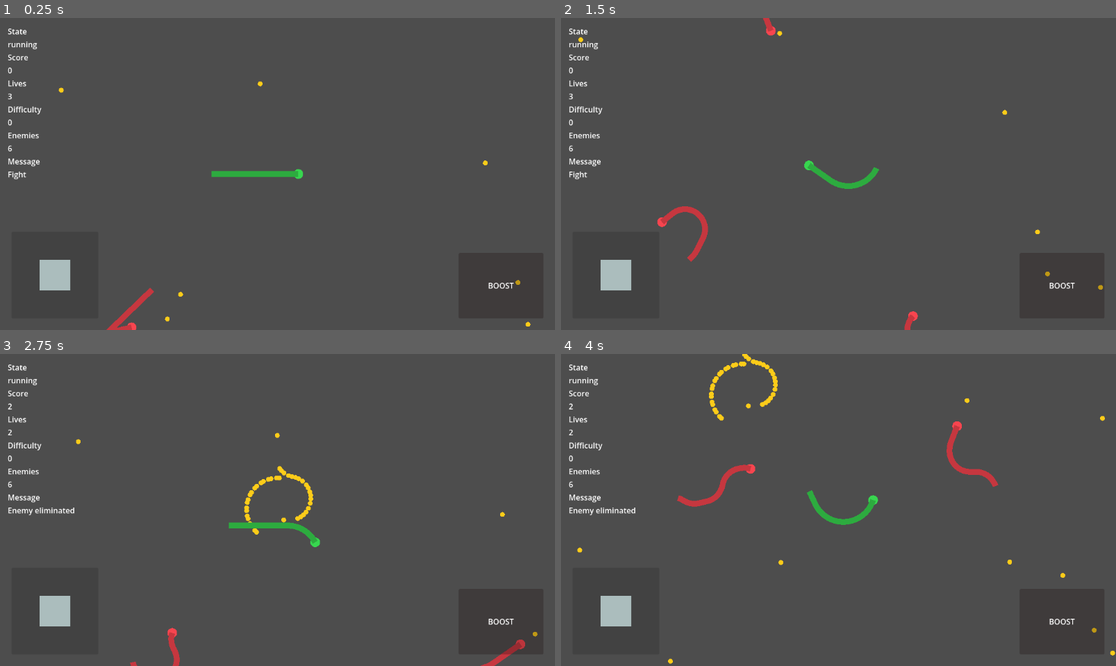
Above: before the commit, frames 1-4 (two rows, left to right).
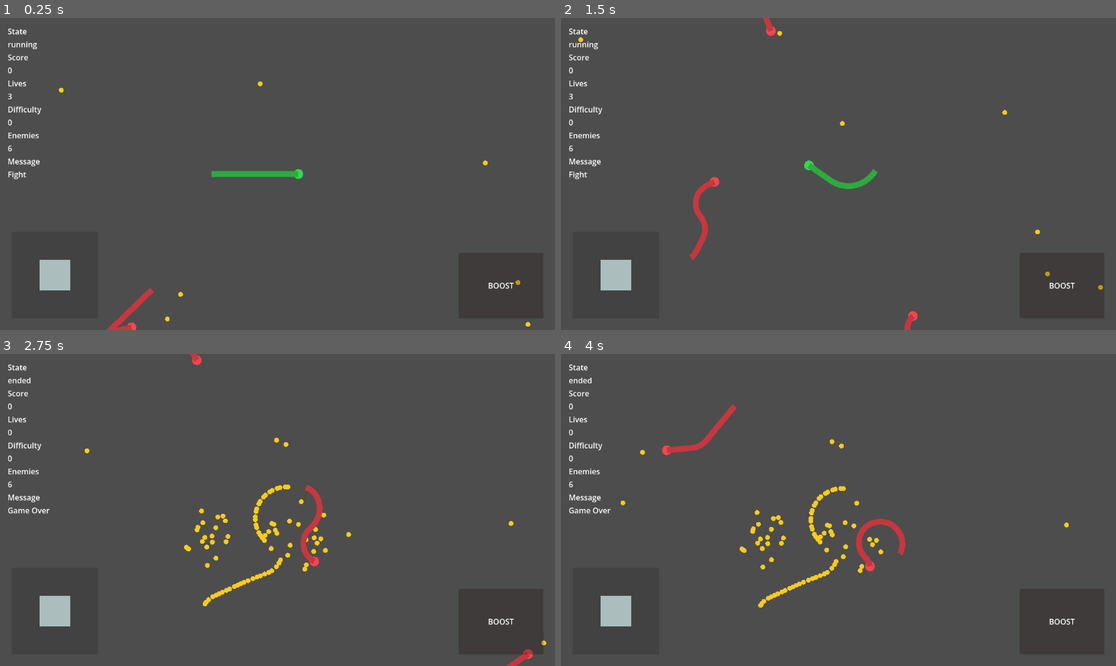
Above: after the commit, the same moments.

Repository: Jlu-waterbrother/snake_combat
Game: Godot game, scene res://scenes/main/main.tscn
Two runs of this game, one before a commit and one after it. Both use one fixed random seed, a clock stepped at 60 frames per second and the inputs below.
Inputs (mouse positions are in pixels of both pictures, inside the frame that each line leads up to):
- Up to frame 1 (0.25 s): no input
- Up to frame 2 (1.5 s): tap Enter at 0.5 s; move the mouse to (960, 158) at 0.52 s; hold D (turn_right) 0.53-1.25 s; hold Shift (boost) 0.53-1.25 s; click (960, 158) at 0.67 s; drag from (727, 189) to (755, 39) at 1.27 s
- Up to frame 3 (2.75 s): move the mouse to (333, 441) at 2.02 s; hold D (turn_right) from 2.03 s (still down); hold Shift (boost) from 2.03 s (still down)
- Up to frame 4 (4 s): release D (turn_right) at 2.75 s; release Shift (boost) at 2.75 s; drag from (810, 572) to (733, 631) at 2.77 s; move the mouse to (1005, 556) at 3.52 s; hold A (turn_left) from 3.53 s (still down); hold Shift (boost) from 3.53 s (still down)

The runs differ from the first frame. In frame 1, less than 0.1% of the frame differs, in the area x 27-28%, y 87-88%; in frame 2, 0.4%; in frame 3, 2.7%; in frame 4, 3.4%, in the area x 1-100%, y 0-100%.

Commit message:
加速时会按消耗体型在蛇尾持续掉落等量食物（通过长度消耗累计换算为食物单位）、边界已做高亮可视化圆环且蛇头接触边界即死亡、持续大幅转向时蛇身会产生收缩倾向。

Diff:
--- a/scenes/main/main.tscn
+++ b/scenes/main/main.tscn
@@ -1,15 +1,15 @@
-[gd_scene load_steps=5 format=3]
+[gd_scene format=3 uid="uid://ftnuvu6qw58m"]
 
-[ext_resource type="Script" path="res://scripts/main/main.gd" id="1"]
+[ext_resource type="Script" uid="uid://bs3vxf1af5yhm" path="res://scripts/main/main.gd" id="1"]
 [ext_resource type="PackedScene" path="res://scenes/world/world.tscn" id="2"]
 [ext_resource type="PackedScene" path="res://scenes/ui/hud.tscn" id="3"]
 [ext_resource type="PackedScene" path="res://scenes/ui/mobile_controls.tscn" id="4"]
 
-[node name="Main" type="Node"]
+[node name="Main" type="Node" unique_id=1575394122]
 script = ExtResource("1")
 
-[node name="World" parent="." instance=ExtResource("2")]
+[node name="World" parent="." unique_id=540202241 instance=ExtResource("2")]
 
-[node name="HUD" parent="." instance=ExtResource("3")]
+[node name="HUD" parent="." unique_id=1470864510 instance=ExtResource("3")]
 
-[node name="MobileControls" parent="." instance=ExtResource("4")]
+[node name="MobileControls" parent="." unique_id=95717051 instance=ExtResource("4")]
--- a/scripts/managers/snake_manager.gd
+++ b/scripts/managers/snake_manager.gd
@@ -37,6 +37,7 @@
 var _food_manager: Node2D
 var _aggression_scale: float = 1.0
 var _boost_scale: float = 1.0
+var _shed_length_remainder: Dictionary[StringName, float] = {}
 
 func _ready() -> void:
 	_rng.randomize()
@@ -131,6 +132,7 @@
 		_snake_nodes.erase(snake_id)
 
 	_scores.erase(snake_id)
+	_shed_length_remainder.erase(snake_id)
 	if snake_id == _player_snake_id:
 		_player_snake_id = &""
 	if was_enemy:
@@ -221,11 +223,14 @@
 		snake_node.call("set_head_color", Color(0.97, 0.27, 0.31))
 	if snake_node.has_signal("snake_died"):
 		snake_node.snake_died.connect(_on_snake_node_died.bind(snake_id))
+	if snake_node.has_signal("mass_shed"):
+		snake_node.mass_shed.connect(_on_snake_mass_shed.bind(snake_id))
 
 	add_child(snake_node)
 	snake_node.global_position = spawn_position
 	_snake_nodes[snake_id] = snake_node
 	_scores[snake_id] = 0
+	_shed_length_remainder[snake_id] = 0.0
 	return true
 
 func _sample_enemy_spawn_position() -> Vector2:
@@ -336,7 +341,8 @@
 	var snakes_to_kill: Array[StringName] = []
 	for snake_id: StringName in _snake_nodes.keys():
 		var snake_node: Node2D = _snake_nodes[snake_id]
-		if snake_node.global_position.length() > world_radius:
+		var head_radius: float = _snake_head_radius(snake_id)
+		if snake_node.global_position.length() + head_radius >= world_radius:
 			snakes_to_kill.append(snake_id)
 
 	for snake_id: StringName in snakes_to_kill:
@@ -414,6 +420,15 @@
 			return float(value)
 	return 0.0
 
+func _snake_head_radius(snake_id: StringName) -> float:
+	if not _snake_nodes.has(snake_id):
+		return 0.0
+	if _snake_nodes[snake_id].has_method("get_head_radius"):
+		var value: Variant = _snake_nodes[snake_id].call("get_head_radius")
+		if value is float or value is int:
+			return max(float(value), 0.0)
+	return 0.0
+
 func _emit_mass_drop(drop_points: PackedVector2Array, fallback_position: Vector2, total_amount: int) -> void:
 	if total_amount <= 0:
 		return
@@ -439,6 +454,20 @@
 		if amount > 0:
 			snake_mass_dropped.emit(drop_points[point_index], amount)
 
+func _on_snake_mass_shed(world_position: Vector2, consumed_length: float, snake_id: StringName) -> void:
+	if consumed_length <= 0.0:
+		return
+	if not _scores.has(snake_id):
+		return
+
+	var growth_unit: float = max(growth_per_food, 1.0)
+	var accumulated_length: float = _shed_length_remainder.get(snake_id, 0.0) + consumed_length
+	var drop_amount: int = int(floor(accumulated_length / growth_unit))
+	_shed_length_remainder[snake_id] = accumulated_length - float(drop_amount) * growth_unit
+
+	for _i: int in range(drop_amount):
+		snake_mass_dropped.emit(world_position, 1)
+
 func _random_direction() -> Vector2:
 	var angle: float = _rng.randf_range(0.0, TAU)
 	return Vector2(cos(angle), sin(angle))
--- a/scripts/snake/player_snake.gd
+++ b/scripts/snake/player_snake.gd
@@ -1,6 +1,7 @@
 extends Node2D
 
 signal snake_died(reason: StringName)
+signal mass_shed(world_position: Vector2, consumed_length: float)
 
 enum ControlMode {
 	PLAYER,
@@ -12,6 +13,9 @@
 @export var default_boost_speed: float = 340.0
 @export var boost_body_drain_per_second: float = 18.0
 @export var min_body_length_for_boost: float = 120.0
+@export var min_body_length: float = 80.0
+@export var coiling_turn_threshold: float = 0.55
+@export var coiling_shrink_per_second: float = 8.0
 @export var default_turn_rate_deg_per_second: float = 300.0
 @export var default_segment_spacing: float = 10.0
 @export var body_length: float = 180.0
@@ -71,14 +75,24 @@
 
 	var wants_boost: bool = _wants_boost()
 	var can_boost: bool = _can_boost(wants_boost)
+	var boost_length_loss: float = 0.0
 	var speed: float = boost_speed if can_boost else base_speed
 	global_position += _heading * speed * delta
 	if can_boost:
-		body_length = max(body_length - boost_body_drain_per_second * delta, min_body_length_for_boost)
+		var boost_min_length: float = max(min_body_length_for_boost, min_body_length)
+		var previous_length: float = body_length
+		body_length = max(body_length - boost_body_drain_per_second * delta, boost_min_length)
+		boost_length_loss = max(previous_length - body_length, 0.0)
+
+	var contraction_factor: float = _coiling_contraction_factor(abs(turn_input))
+	if contraction_factor > 0.0:
+		body_length = max(body_length - coiling_shrink_per_second * contraction_factor * delta, min_body_length)
 
 	_append_trail_point(global_position)
 	_trim_trail_to_length(body_length)
 	_sync_body_line()
+	if boost_length_loss > 0.0:
+		mass_shed.emit(_tail_world_position(), boost_length_loss)
 
 func set_movement_config(config: Resource) -> void:
 	movement_config = config
@@ -114,6 +128,9 @@
 func get_body_length() -> float:
 	return body_length
 
+func get_head_radius() -> float:
+	return head_radius
+
 func get_body_points() -> PackedVector2Array:
 	var points: PackedVector2Array = PackedVector2Array()
 	for trail_point: Vector2 in _trail_points:
@@ -159,7 +176,18 @@
 		return false
 	if boost_body_drain_per_second <= 0.0:
 		return false
-	return body_length > min_body_length_for_boost
+	return body_length > max(min_body_length_for_boost, min_body_length)
+
+func _coiling_contraction_factor(turn_amount: float) -> float:
+	var threshold: float = clamp(coiling_turn_threshold, 0.0, 0.99)
+	if turn_amount <= threshold:
+		return 0.0
+	return clamp((turn_amount - threshold) / (1.0 - threshold), 0.0, 1.0)
+
+func _tail_world_position() -> Vector2:
+	if _trail_points.is_empty():
+		return global_position
+	return _trail_points[0]
 
 func _append_trail_point(world_point: Vector2) -> void:
 	if _trail_points.is_empty():
--- a/scripts/world/world.gd
+++ b/scripts/world/world.gd
@@ -14,6 +14,10 @@
 @export var ai_config: Resource
 @export var camera_follow_lerp_speed: float = 8.0
 @export var world_radius: float = 2200.0
+@export var boundary_color: Color = Color(1.0, 0.2, 0.2, 0.95)
+@export var boundary_inner_color: Color = Color(1.0, 0.6, 0.2, 0.55)
+@export var boundary_line_width: float = 16.0
+@export var boundary_warning_band: float = 180.0
 @export var player_lives: int = 3
 @export var difficulty_tick_interval: float = 0.5
 
@@ -65,6 +69,14 @@
 		food_manager.respawn_on_consume = food_config.respawn_on_consume
 
 	food_manager.bootstrap_food()
+	queue_redraw()
+
+func _draw() -> void:
+	var radius: float = max(world_radius, 1.0)
+	var line_width: float = max(boundary_line_width, 2.0)
+	var warning_radius: float = max(radius - max(boundary_warning_band, 0.0), line_width)
+	draw_arc(Vector2.ZERO, radius, 0.0, TAU, 256, boundary_color, line_width, true)
+	draw_arc(Vector2.ZERO, warning_radius, 0.0, TAU, 256, boundary_inner_color, max(line_width * 0.5, 2.0), true)
 
 func _physics_process(delta: float) -> void:
 	_update_dynamic_difficulty(delta)
